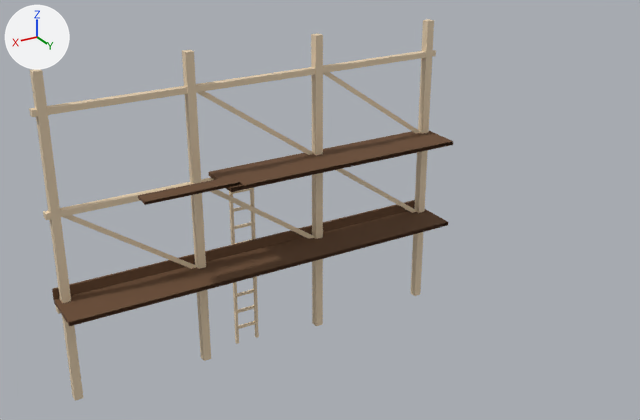
The glTF model galeria/modelos/andaime_madeira.glb, before and after one commit.
Before and after are seen from a camera (50 mm lens) standing at (6.33, 12.32, 8.62) and looking at (-0.12, 1.56, 3.24). The lights are fixed; the arrows at upper left show +X, +Y and +Z. The picture after the commit comes second. Where no turn or scale is listed for an object, it has been applied to the vertices. Vertices at exactly the same position are counted once.

The first picture shows 'Malha_0'.
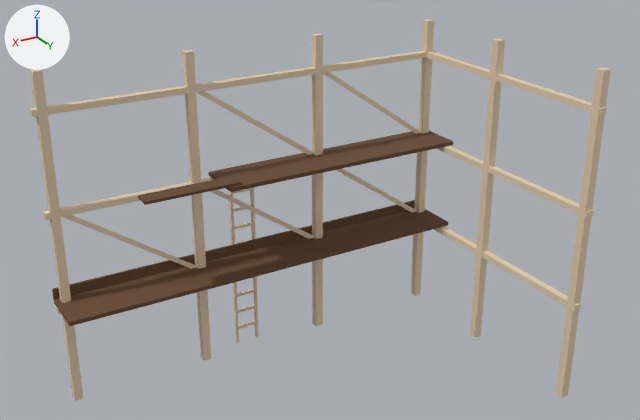
The newer file is also turned or shifted as a whole; pictures and numbers use the older file's frame.

Boxes (x1, y1, x2, y2) around the edits, measured in the pictures (640 x 420 px):
```json
{"object": "Malha_0", "change": "reshaped", "before": [29, 19, 453, 401], "after": [29, 19, 611, 401], "on screen": "37% wider"}
{"part": 1, "of": "me_mesh_0", "change": "added", "after": [470, 39, 505, 338], "on screen": "beige"}
{"part": 2, "of": "me_mesh_0", "change": "added", "after": [556, 67, 611, 398], "on screen": "beige"}
{"part": 3, "of": "me_mesh_0", "change": "added", "after": [69, 51, 607, 326]}
```

Edits to the scene script, one JSON object a line:
```json
{"block": "me_mesh_0", "where": "# used by ob_malha_0; location = (19.85, -10.6, 0.0)"}
{"op": "remove", "block": "me_mesh_0", "code": "me_mesh_0.from_pydata(...)  # 204 vertices, 266 faces; spans x -23.45..-16.25, y 10.14..11.05, z 0.0..5.5"}
{"op": "add", "block": "me_mesh_0", "code": "me_mesh_0.from_pydata(...)  # 232 vertices, 322 faces; spans x -23.45..-16.25, y 10.14..14.5, z 0.0..5.5"}
{"block": "me_mesh_0", "change": "me_mesh_0 part 1: the loose piece of 8 vertices spanning x -23.37..-23.23, y 10.28..10.42, z 0.0..5.5 is copied, and the copy is moved by (0.0, 1.85, 0.0); it spans x -23.37..-23.23, y 12.13..12.27, z 0.0..5.5"}
{"block": "me_mesh_0", "change": "me_mesh_0 part 2: the loose piece of 8 vertices spanning x -23.37..-23.23, y 10.28..10.42, z 0.0..5.5 is copied, and the copy is moved by (0.0, 4.05, 0.0); it spans x -23.37..-23.23, y 14.33..14.47, z 0.0..5.5"}
{"block": "me_mesh_0", "change": "me_mesh_0 part 3"}
{"block": "me_mesh_0", "change": "12 new vertices lie (0.0, 4.2, 0.0) away from vertices in x -23.36..-23.24, y 10.3, z 1.65..4.95"}
{"block": "me_mesh_0", "change": "30 new faces join them, mat_material_0"}
{"block": "me_mesh_0", "change": "6 new faces join them, mat_material_1"}
```
